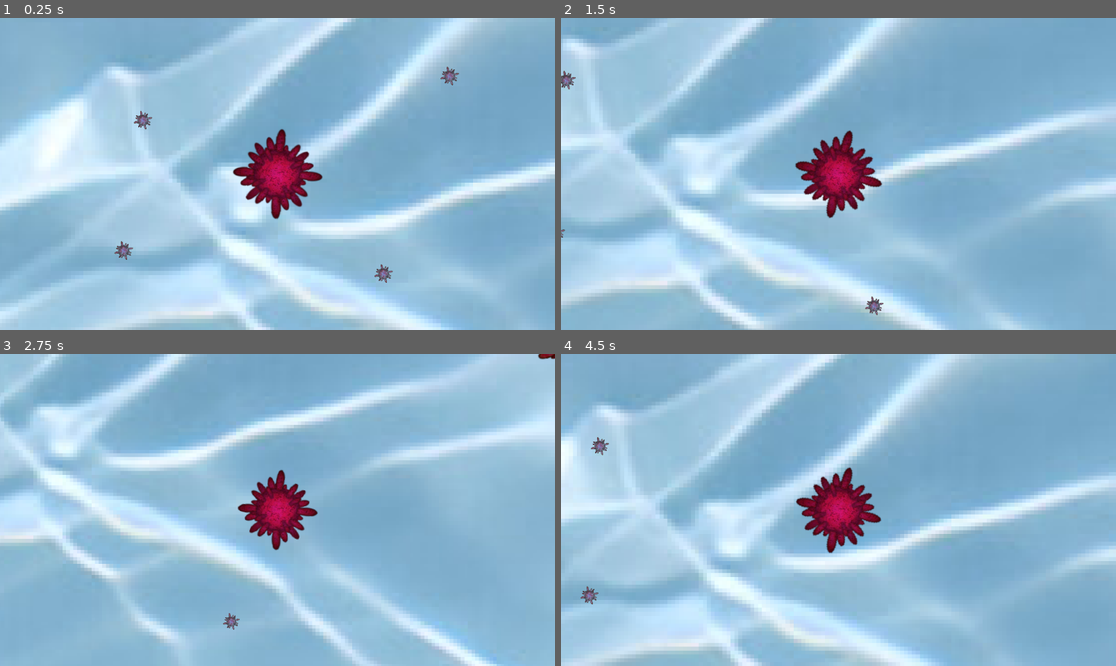
Above: before the commit, frames 1-4 (two rows, left to right).
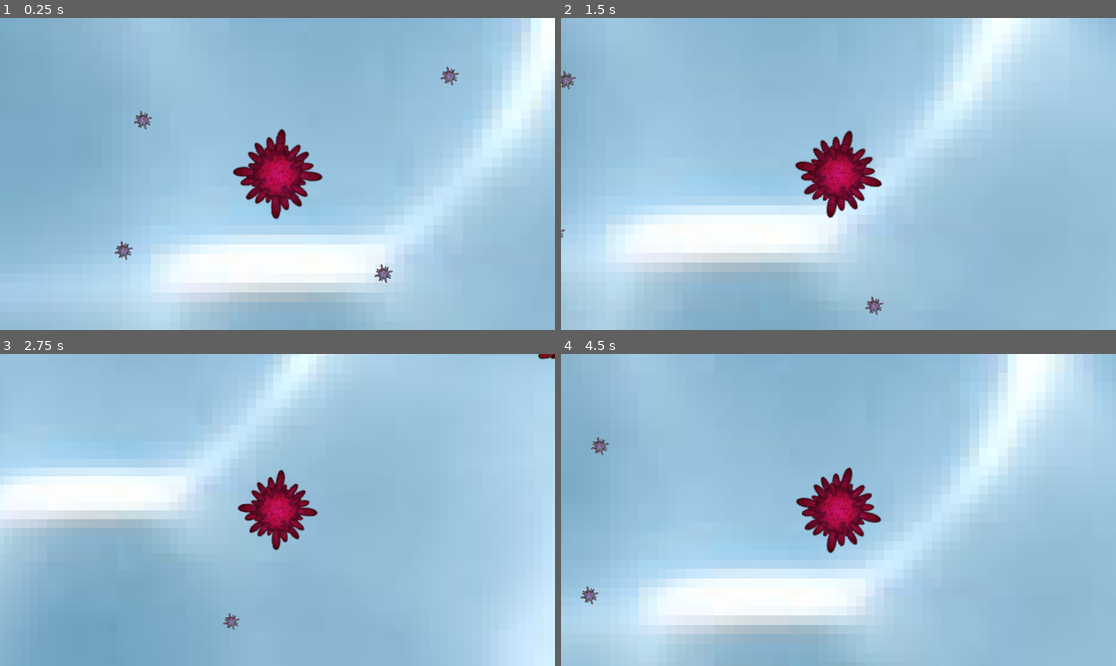
Above: after the commit, the same moments.

Repository: SixFours/Primordia
Game: Godot game, scene res://Scenes/game.tscn
Two runs of this game, one before a commit and one after it. Both use one fixed random seed, a clock stepped at 60 frames per second and the inputs below. Sound files missing from this copy of the repository are replaced by a short silence.
Inputs (mouse positions are in pixels of both pictures, inside the frame that each line leads up to):
- Up to frame 1 (0.25 s): no input
- Up to frame 2 (1.5 s): move the mouse to (960, 158) at 0.52 s; hold Right (ui_right) 0.53-1.28 s; tap Mouse wheel down (ScrollDown) at 0.6 s; move the mouse to (727, 189) at 1.27 s; hold Down (ui_down) from 1.28 s (still down); tap Mouse wheel up (ScrollUp) at 1.35 s
- Up to frame 3 (2.75 s): move the mouse to (333, 441) at 2.02 s; release Down (ui_down) at 2.03 s; hold Right (ui_right) from 2.03 s (still down); tap Mouse wheel down (ScrollDown) at 2.1 s
- Up to frame 4 (4.5 s): move the mouse to (810, 572) at 2.77 s; release Right (ui_right) at 2.78 s; hold Up (ui_up) 2.78-3.53 s; tap Mouse wheel up (ScrollUp) at 2.85, 4.35 s; move the mouse to (1005, 556) at 3.52 s; hold Left (ui_left) from 3.53 s (still down); tap Mouse wheel down (ScrollDown) at 3.6 s; move the mouse to (672, 463) at 4.27 s

The runs differ from the first frame. In frame 1, 53% of the frame differs, in the area x 0-100%, y 0-100%; in frame 2, 52%; in frame 3, 47%; in frame 4, 55%.

Commit message:
Circle map & new enemy

Diff:
--- /dev/null
+++ b/Scenes/enemy_Strong.tscn
@@ -0,0 +1,27 @@
+[gd_scene load_steps=6 format=3 uid="uid://pn5dyfo2lj13"]
+
+[ext_resource type="PackedScene" uid="uid://6oyg0y0sd1mc" path="res://Scenes/enemy.tscn" id="1_l1ta4"]
+[ext_resource type="Texture2D" uid="uid://cl07ex5k5aj6u" path="res://Assets/VirusBigPack/png59.png" id="2_0pyfo"]
+
+[sub_resource type="CircleShape2D" id="CircleShape2D_ycx8c"]
+radius = 3308.0
+
+[sub_resource type="CircleShape2D" id="CircleShape2D_ie1fw"]
+radius = 96.1301
+
+[sub_resource type="CircleShape2D" id="CircleShape2D_lrqg2"]
+radius = 91.0055
+
+[node name="Enemy" instance=ExtResource("1_l1ta4")]
+
+[node name="Sprite2D" parent="." index="0"]
+texture = ExtResource("2_0pyfo")
+
+[node name="Follow Box" parent="Follow Area" index="0"]
+shape = SubResource("CircleShape2D_ycx8c")
+
+[node name="Kill Box" parent="Kill Area" index="0"]
+shape = SubResource("CircleShape2D_ie1fw")
+
+[node name="CollisionBox" parent="." index="5"]
+shape = SubResource("CircleShape2D_lrqg2")
--- a/Scenes/game.tscn
+++ b/Scenes/game.tscn
@@ -1,34 +1,23 @@
-[gd_scene load_steps=16 format=3 uid="uid://1yimmlx1m30p"]
-
-[ext_resource type="Texture2D" uid="uid://dpopcnyqinhlk" path="res://Assets/pixelcut-export.jpg" id="1_q22np"]
+[gd_scene load_steps=14 format=3 uid="uid://1yimmlx1m30p"]
+
 [ext_resource type="PackedScene" uid="uid://d218sffoa4sy3" path="res://Scenes/player.tscn" id="1_rl7p1"]
 [ext_resource type="Script" path="res://Scripts/game.gd" id="1_ywbis"]
 [ext_resource type="PackedScene" uid="uid://6oyg0y0sd1mc" path="res://Scenes/enemy.tscn" id="2_fpu0b"]
+[ext_resource type="Texture2D" uid="uid://cqx4m8cix522n" path="res://Assets/pixelcut-export-modified.png" id="3_a8bap"]
 [ext_resource type="PackedScene" uid="uid://qyras31unr04" path="res://Scenes/enemy_big.tscn" id="4_x5u1h"]
 [ext_resource type="PackedScene" uid="uid://cucr6owph7suf" path="res://Scenes/enemy_small.tscn" id="5_x12jm"]
 [ext_resource type="PackedScene" uid="uid://c78u24n1pskx6" path="res://Scenes/food.tscn" id="6_yl3sp"]
 [ext_resource type="PackedScene" uid="uid://wefnkg66n5vp" path="res://Scenes/enemy_enormous.tscn" id="7_3off7"]
+[ext_resource type="PackedScene" uid="uid://pn5dyfo2lj13" path="res://Scenes/enemy_Strong.tscn" id="8_aixpu"]
 [ext_resource type="AudioStream" uid="uid://burdg0ib74rms" path="res://Assets/MicroscopicSong.wav" id="9_h1doi"]
 
-[sub_resource type="NavigationPolygon" id="NavigationPolygon_twwnd"]
-vertices = PackedVector2Array(7300.01, -4926.69, 7333.96, 796.852, 7196.62, 866, -1640.91, 868.992, -1707.97, 739.602, -1659.04, -4912.04, -1525.57, -5015, 7223.95, -5029.99)
-polygons = Array[PackedInt32Array]([PackedInt32Array(0, 1, 2, 3, 4, 5, 6, 7)])
-outlines = Array[PackedVector2Array]([PackedVector2Array(-1647, 879, 7199, 876, 7344, 803, 7310, -4930, 7229, -5040, -1529, -5025, -1669, -4917, -1718, 742)])
-
-[sub_resource type="WorldBoundaryShape2D" id="WorldBoundaryShape2D_qpx6m"]
-distance = 108.0
-
-[sub_resource type="WorldBoundaryShape2D" id="WorldBoundaryShape2D_v7dyb"]
-normal = Vector2(-1, 0)
-distance = 30.0
-
-[sub_resource type="WorldBoundaryShape2D" id="WorldBoundaryShape2D_bgcd6"]
-normal = Vector2(-0.00432896, 0.999991)
-distance = 175.99
-
-[sub_resource type="WorldBoundaryShape2D" id="WorldBoundaryShape2D_ut0xw"]
-normal = Vector2(1, 0)
-distance = 208.0
+[sub_resource type="CircleShape2D" id="CircleShape2D_1uokx"]
+radius = 5885.02
+
+[sub_resource type="NavigationPolygon" id="NavigationPolygon_lpw55"]
+vertices = PackedVector2Array(4031.09, -7689.36, 5916.42, -6902.22, 7462.16, -5470.7, 8448.02, -3382.5, 8604.75, -1602.69, 8173.06, 68.3125, 7510.59, 1227.02, 6362.78, 2392.26, 4652.88, 3331.41, 2824.8, 3603.26, 2249.22, 3577.93, 1365.05, 3443.14, 322.227, 3058.56, -814.008, 2363.86, -1753.8, 1392.74, -2493.55, 218.547, -2936.27, -2074.16, -2743.68, -3855.66, -1855.08, -5559.41, -633.219, -6641.94, 772.148, -7403.1, 2360.82, -7771.66)
+polygons = Array[PackedInt32Array]([PackedInt32Array(0, 1, 2, 3, 4, 5, 6, 7, 8, 9, 10, 11, 12, 13, 14, 15, 16, 17, 18, 19, 20, 21)])
+outlines = Array[PackedVector2Array]([PackedVector2Array(2825.32, 3613.3, 4656.11, 3341.04, 6368.89, 2400.31, 7518.64, 1233.11, 8182.41, 72.1095, 8614.87, -1601.86, 8457.83, -3385.17, 7470.38, -5476.74, 5921.9, -6910.77, 4033.33, -7699.26, 2359.94, -7781.72, 768.588, -7412.54, -638.99, -6650.19, -1863.11, -5565.66, -2753.43, -3858.63, -2946.38, -2073.74, -2503.02, 222.287, -1761.71, 1398.96, -820.315, 2371.72, 317.834, 3067.6, 1362.58, 3452.89, 2248.2, 3587.9)])
 
 [sub_resource type="GDScript" id="GDScript_6s5qi"]
 script/source = "extends AudioStreamPlayer
@@ -38,39 +27,35 @@
 position = Vector2(-26, -48)
 script = ExtResource("1_ywbis")
 
-[node name="Sprite2D" type="Sprite2D" parent="."]
+[node name="Border" type="StaticBody2D" parent="."]
+
+[node name="Sprite2D" type="Sprite2D" parent="Border"]
 position = Vector2(2838.5, -1965)
-scale = Vector2(8.43241, 8.32778)
-texture = ExtResource("1_q22np")
+scale = Vector2(20.248, 20)
+texture = ExtResource("3_a8bap")
+
+[node name="CollisionPolygon2D" type="CollisionPolygon2D" parent="Border"]
+position = Vector2(-26, -1)
+build_mode = 1
+polygon = PackedVector2Array(2874, 3763, 4174, 3614, 5642, 3054, 7032, 1965, 7868, 859, 8418, -423, 8631, -1846, 8275, -4012, 6478, -6456, 4225, -7532, 2351, -7675, 826, -7283, -471, -6648, -1690, -5501, -2503, -4225, -2873, -2978, -2987, -1745, -2638, 23, -2182, 785, -1441, 1869, -600, 2653, 412, 3237, 997, 3487, 1881, 3686)
+one_way_collision = true
+
+[node name="CollisionShape2D" type="CollisionShape2D" parent="Border"]
+position = Vector2(2809, -1946)
+shape = SubResource("CircleShape2D_1uokx")
+one_way_collision = true
+
+[node name="NavigationRegion2D" type="NavigationRegion2D" parent="."]
+position = Vector2(14, 118)
+rotation = 0.00450862
+scale = Vector2(1, 1)
+navigation_polygon = SubResource("NavigationPolygon_lpw55")
 
 [node name="Player" parent="." groups=["Player"] instance=ExtResource("1_rl7p1")]
 position = Vector2(105, -51)
 
-[node name="NavigationRegion2D" type="NavigationRegion2D" parent="."]
-position = Vector2(14, 118)
-navigation_polygon = SubResource("NavigationPolygon_twwnd")
-
 [node name="Node2D" type="Node2D" parent="."]
 position = Vector2(0, -6)
-
-[node name="Borders" type="StaticBody2D" parent="Node2D"]
-position = Vector2(0, 6)
-
-[node name="CollisionShape2D" type="CollisionShape2D" parent="Node2D/Borders"]
-position = Vector2(102, 1117)
-shape = SubResource("WorldBoundaryShape2D_qpx6m")
-
-[node name="CollisionShape2D2" type="CollisionShape2D" parent="Node2D/Borders"]
-position = Vector2(7408, -397)
-shape = SubResource("WorldBoundaryShape2D_v7dyb")
-
-[node name="CollisionShape2D3" type="CollisionShape2D" parent="Node2D/Borders"]
-position = Vector2(535, -5128)
-shape = SubResource("WorldBoundaryShape2D_bgcd6")
-
-[node name="CollisionShape2D4" type="CollisionShape2D" parent="Node2D/Borders"]
-position = Vector2(-1853, -64)
-shape = SubResource("WorldBoundaryShape2D_ut0xw")
 
 [node name="Enemys" type="Node" parent="."]
 
@@ -116,7 +101,7 @@
 
 [node name="EnormousEnemy1" parent="Enemys" instance=ExtResource("7_3off7")]
 position = Vector2(4368, -2925)
-speed = 50.0
+speed = 70.0
 
 [node name="BigEnemy3" parent="Enemys" instance=ExtResource("4_x5u1h")]
 position = Vector2(5781, -3701)
@@ -202,6 +187,64 @@
 
 [node name="Enemy26" parent="Enemys" instance=ExtResource("2_fpu0b")]
 position = Vector2(7010, 694)
+
+[node name="StrongEnemy3" parent="Enemys" instance=ExtResource("8_aixpu")]
+position = Vector2(4683, -2107)
+speed = 200.0
+
+[node name="StrongEnemy4" parent="Enemys" instance=ExtResource("8_aixpu")]
+position = Vector2(-1431, -3391)
+speed = 200.0
+
+[node name="StrongEnemy5" parent="Enemys" instance=ExtResource("8_aixpu")]
+position = Vector2(5360, 2080)
+speed = 200.0
+
+[node name="StrongEnemy6" parent="Enemys" instance=ExtResource("8_aixpu")]
+position = Vector2(7080, -3495)
+speed = 200.0
+
+[node name="StrongEnemy" parent="Enemys" instance=ExtResource("8_aixpu")]
+position = Vector2(4070, -4581)
+speed = 200.0
+
+[node name="StrongEnemy2" parent="Enemys" instance=ExtResource("8_aixpu")]
+position = Vector2(-1492, 550)
+speed = 200.0
+
+[node name="Enemy27" parent="Enemys" instance=ExtResource("2_fpu0b")]
+position = Vector2(4212, 1810)
+
+[node name="Enemy28" parent="Enemys" instance=ExtResource("2_fpu0b")]
+position = Vector2(1266, 3258)
+
+[node name="Enemy29" parent="Enemys" instance=ExtResource("2_fpu0b")]
+position = Vector2(2663, 1759)
+
+[node name="Enemy30" parent="Enemys" instance=ExtResource("2_fpu0b")]
+position = Vector2(4047, 3004)
+
+[node name="Enemy31" parent="Enemys" instance=ExtResource("2_fpu0b")]
+position = Vector2(41, 2058)
+
+[node name="Enemy32" parent="Enemys" instance=ExtResource("4_x5u1h")]
+position = Vector2(2836, 2867)
+speed = 50.0
+
+[node name="Enemy33" parent="Enemys" instance=ExtResource("5_x12jm")]
+position = Vector2(6289, 1504)
+rotation = 0.0336353
+speed = 200.0
+
+[node name="Enemy34" parent="Enemys" instance=ExtResource("5_x12jm")]
+position = Vector2(-948, 2179)
+rotation = 0.0336353
+speed = 200.0
+
+[node name="Enemy35" parent="Enemys" instance=ExtResource("5_x12jm")]
+position = Vector2(1713, 2512)
+rotation = 0.0336353
+speed = 200.0
 
 [node name="Food" type="Node" parent="."]
 
--- a/Scripts/camera_2d.gd
+++ b/Scripts/camera_2d.gd
@@ -1,7 +1,7 @@
 extends Camera2D
 
 @export var zoom_speed: float = 0.1
-@export var min_zoom: float = 0.5
+@export var min_zoom: float = 0.2
 @export var max_zoom: float = 5
 
 func _process(delta):
Binary file added: Assets/pixelcut-export-modified.png
Not shown, added: Assets/pixelcut-export-modified.png.import
